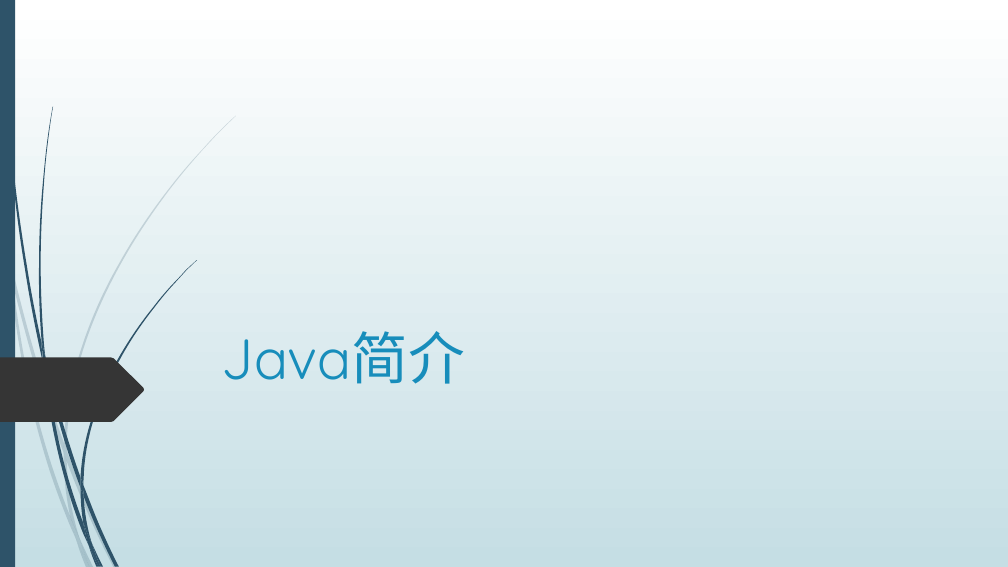
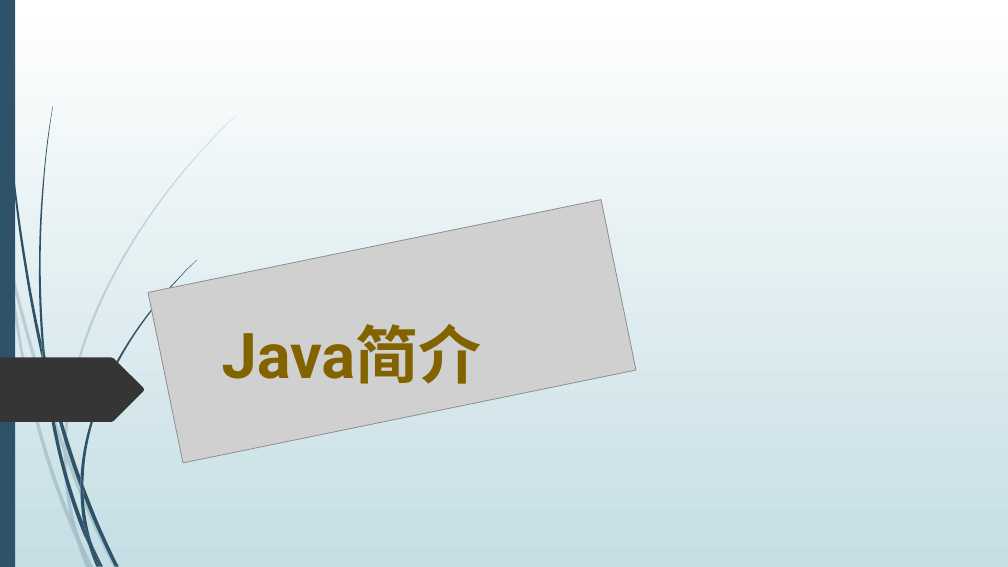
Before and after one commit to dean2015/documents, a slide deck: slide 2 of 201805/JAVA 基础介绍.pptx (slide 3 before the commit). Drawn at 1008x567 pixels with LibreOffice and Linux fonts; fonts in the diff are those of the drawing; grey boxes stand for pictures. Boxes give left, top, right and bottom in pixels: in the first picture for what was removed or moved away, otherwise in the second. Text is boxed around its words. In the diff, an @@ line names an element or a change of style, - is before the commit and + after.

```diff
--- a/201805/JAVA 基础介绍.pptx
+++ b/201805/JAVA 基础介绍.pptx
@@ picture added at <box>148,199,637,463</box> @@
@@ title "Java简介" at <box>222,324,482,384</box>: size 54 to 60 pt, font Quicksand to Roboto, text colour #178DBB to #826300, bold on @@
```
Also in this commit, not shown: 4 other slides changed, 2 slides added, 2 slides removed, 2 other files.
